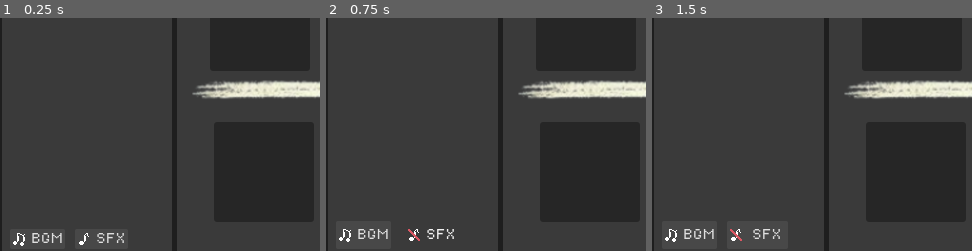
Above: before the commit, frames 1-3 (left to right).
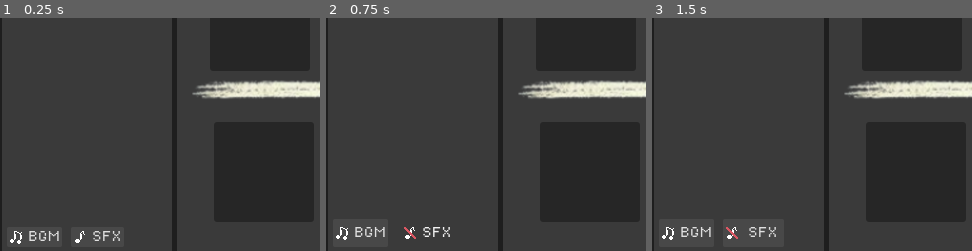
Above: after the commit, the same moments.

Repository: montyplexer/Multiplayer-TicTacToe
Game: Godot game, scene res://scenes/tictactoe.tscn
Two runs of this game, one before a commit and one after it. Both use one fixed random seed, a clock stepped at 60 frames per second and the inputs below.
Inputs:
- Up to frame 1 (0.25 s): no input
- Up to frame 2 (0.75 s): click "SFX" at 0.5 s
- Up to frame 3 (1.5 s): click "New Game" at 1.25 s
The pictures show only the part of the screen within x 0-50%, y 50-100%; the shares and areas given below are measured in that part.

The runs differ from the first frame. In frame 1, 0.8% of the frame differs, in the area x 3-39%, y 91-98%; in frame 2, 0.9%, in the area x 3-40%, y 89-97%; in frame 3, 0.9%.

Commit message:
Updated Audio Button Margins

Diff:
--- a/scenes/tictactoe.tscn
+++ b/scenes/tictactoe.tscn
@@ -287,24 +287,24 @@
 anchor_top = 1.0
 anchor_right = 1.0
 anchor_bottom = 1.0
+offset_top = -26.0
 grow_horizontal = 2
 grow_vertical = 0
+theme_override_constants/margin_left = 2
+theme_override_constants/margin_top = 4
+theme_override_constants/margin_right = 2
+theme_override_constants/margin_bottom = 4
+
+[node name="AudioButtonContainer" type="HBoxContainer" parent="VBoxTitleBar/HBoxScoreAndGrid/InfoRect/AudioButtonMargin"]
+layout_mode = 2
+size_flags_vertical = 4
+theme = ExtResource("2_8lb4p")
+
+[node name="MarginMusic" type="MarginContainer" parent="VBoxTitleBar/HBoxScoreAndGrid/InfoRect/AudioButtonMargin/AudioButtonContainer"]
+layout_mode = 2
 theme_override_constants/margin_left = 4
 theme_override_constants/margin_top = 4
 theme_override_constants/margin_right = 4
-theme_override_constants/margin_bottom = 2
-
-[node name="AudioButtonContainer" type="HBoxContainer" parent="VBoxTitleBar/HBoxScoreAndGrid/InfoRect/AudioButtonMargin"]
-layout_mode = 2
-theme = ExtResource("2_8lb4p")
-theme_override_constants/separation = 6
-
-[node name="MarginMusic" type="MarginContainer" parent="VBoxTitleBar/HBoxScoreAndGrid/InfoRect/AudioButtonMargin/AudioButtonContainer"]
-layout_mode = 2
-size_flags_horizontal = 4
-theme_override_constants/margin_left = 5
-theme_override_constants/margin_top = 2
-theme_override_constants/margin_right = 5
 theme_override_constants/margin_bottom = 2
 
 [node name="MusicButton" type="Button" parent="VBoxTitleBar/HBoxScoreAndGrid/InfoRect/AudioButtonMargin/AudioButtonContainer/MarginMusic"]
@@ -319,13 +319,31 @@
 
 [node name="MarginSound" type="MarginContainer" parent="VBoxTitleBar/HBoxScoreAndGrid/InfoRect/AudioButtonMargin/AudioButtonContainer"]
 layout_mode = 2
+theme_override_constants/margin_left = 4
+theme_override_constants/margin_top = 4
+theme_override_constants/margin_right = 4
+theme_override_constants/margin_bottom = 2
+
+[node name="SoundButton" type="Button" parent="VBoxTitleBar/HBoxScoreAndGrid/InfoRect/AudioButtonMargin/AudioButtonContainer/MarginSound"]
+layout_mode = 2
+theme = ExtResource("2_8lb4p")
+theme_override_styles/focus = SubResource("StyleBoxEmpty_43rl8")
+text = "SFX"
+icon = ExtResource("9_302yj")
+script = ExtResource("9_6ic10")
+icon_on = ExtResource("9_302yj")
+icon_off = ExtResource("12_kqtcb")
+
+[node name="MarginResetScore" type="MarginContainer" parent="VBoxTitleBar/HBoxScoreAndGrid/InfoRect/AudioButtonMargin/AudioButtonContainer"]
+visible = false
+layout_mode = 2
 size_flags_horizontal = 4
 theme_override_constants/margin_left = 2
 theme_override_constants/margin_top = 2
 theme_override_constants/margin_right = 5
 theme_override_constants/margin_bottom = 2
 
-[node name="SoundButton" type="Button" parent="VBoxTitleBar/HBoxScoreAndGrid/InfoRect/AudioButtonMargin/AudioButtonContainer/MarginSound"]
+[node name="ResetScoreButton" type="Button" parent="VBoxTitleBar/HBoxScoreAndGrid/InfoRect/AudioButtonMargin/AudioButtonContainer/MarginResetScore"]
 layout_mode = 2
 theme = ExtResource("2_8lb4p")
 theme_override_styles/focus = SubResource("StyleBoxEmpty_43rl8")
@@ -471,3 +489,4 @@
 [connection signal="pressed" from="VBoxTitleBar/HBoxScoreAndGrid/InfoRect/MarginContainer/InfoContainer/MultiplayerSettingsBox/OnlineButton" to="." method="_on_online_button_pressed"]
 [connection signal="pressed" from="VBoxTitleBar/HBoxScoreAndGrid/InfoRect/AudioButtonMargin/AudioButtonContainer/MarginMusic/MusicButton" to="." method="_on_music_button_pressed"]
 [connection signal="pressed" from="VBoxTitleBar/HBoxScoreAndGrid/InfoRect/AudioButtonMargin/AudioButtonContainer/MarginSound/SoundButton" to="." method="_on_sound_button_pressed"]
+[connection signal="pressed" from="VBoxTitleBar/HBoxScoreAndGrid/InfoRect/AudioButtonMargin/AudioButtonContainer/MarginResetScore/ResetScoreButton" to="." method="_on_sound_button_pressed"]
